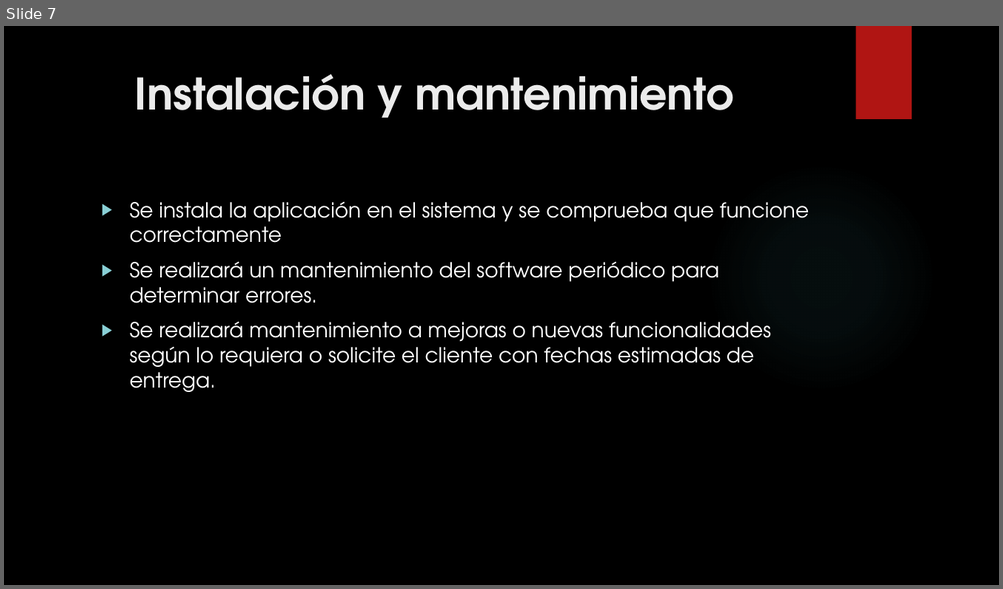
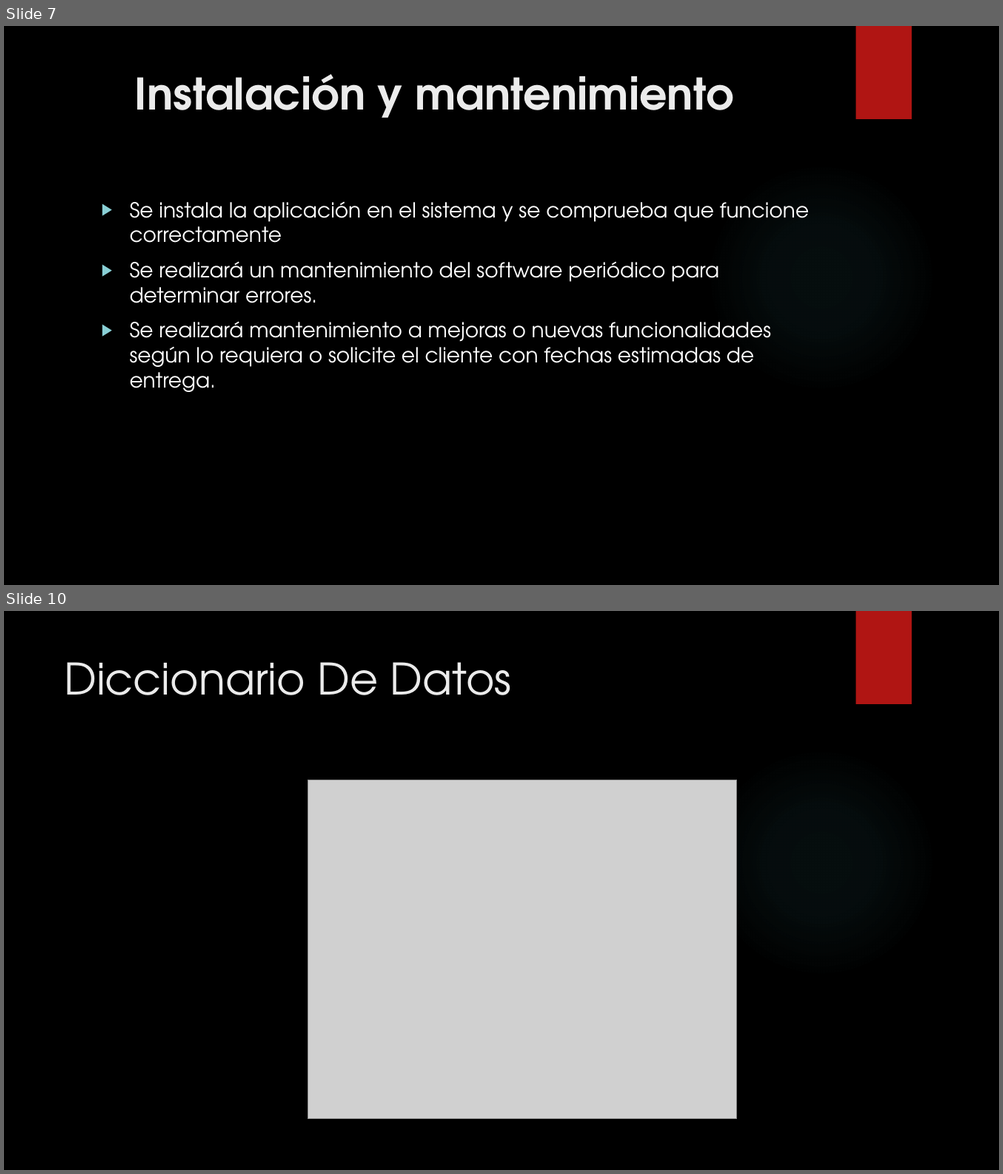
Before and after one commit to JairoVargasGonzalez/Tecno, a slide deck: ProjectoAplicacionesIIReparado/DocumentaciónYVideo/CICLO DE VIDA DEL SOFTWARE.pptx. Shown one above the other, each under a label of ours: slide 7 before the commit, slides 7 and 10 after it; the slides between them are not shown. The pictures are 1003x589 and 1003x1174 pixels, drawn with LibreOffice and Linux fonts; fonts in the diff are those of the drawing; grey boxes stand for pictures; background and template pictures are left out. Boxes give left, top, right and bottom in pixels: in the first picture for what was removed or moved away, otherwise in the second. Text is boxed around its words. In the diff, an @@ line names an element or a change of style, - is before the commit and + after.

```diff
--- a/ProjectoAplicacionesIIReparado/DocumentaciónYVideo/CICLO DE VIDA DEL SOFTWARE.pptx
+++ b/ProjectoAplicacionesIIReparado/DocumentaciónYVideo/CICLO DE VIDA DEL SOFTWARE.pptx
@@ slide 10 added at bbox=[4, 611, 999, 1170], background picture (left out); not listed: 2 template elements that a slide beside it also shows @@
@@ title added at bbox=[64, 662, 512, 695], 42 pt, text #EBEBEB @@
+Diccionario De Datos
@@ picture added at bbox=[307, 780, 737, 1119] @@
```
Also in this commit, not shown: 6 slides changed, 5 other slides added, 6 slides removed, 3 other files.
